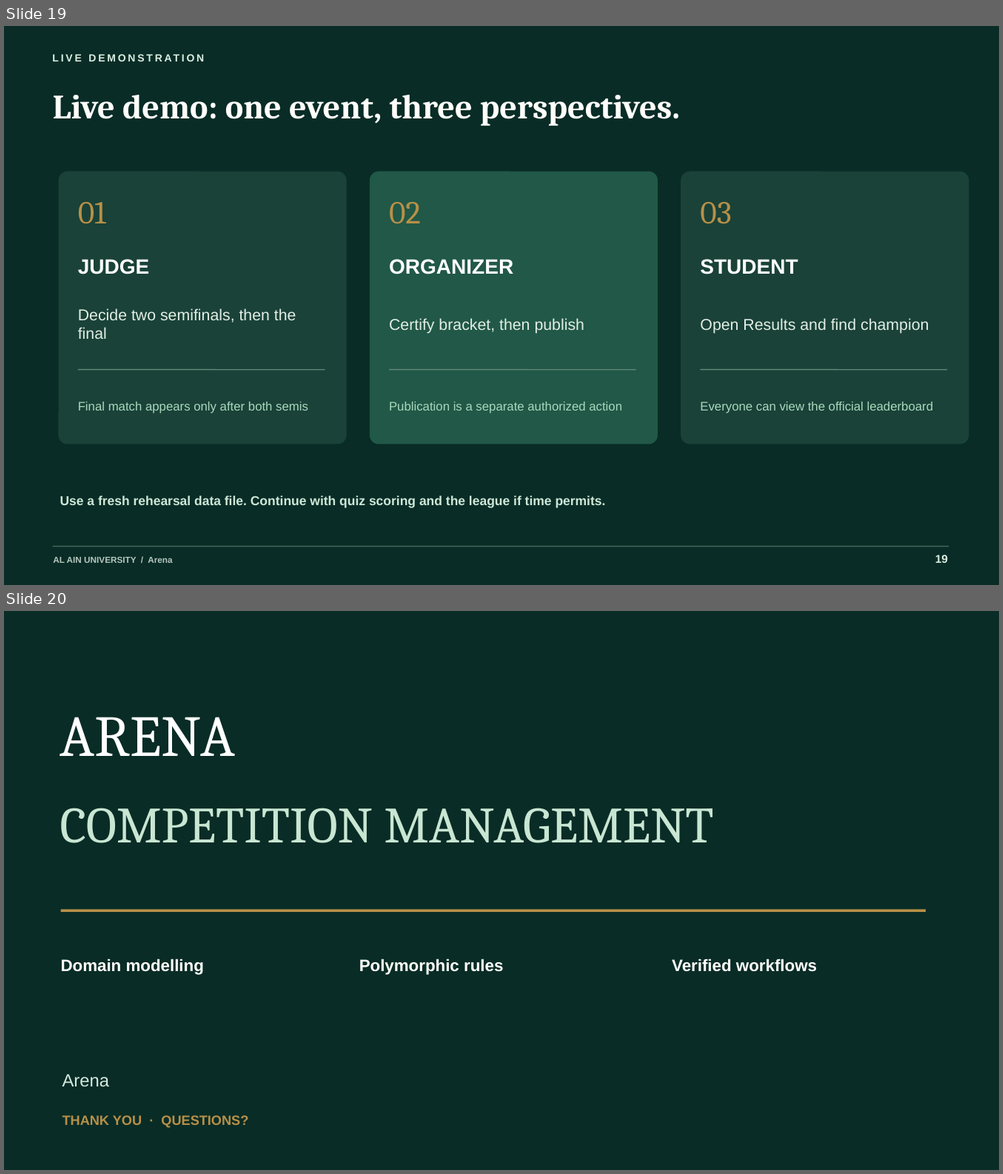
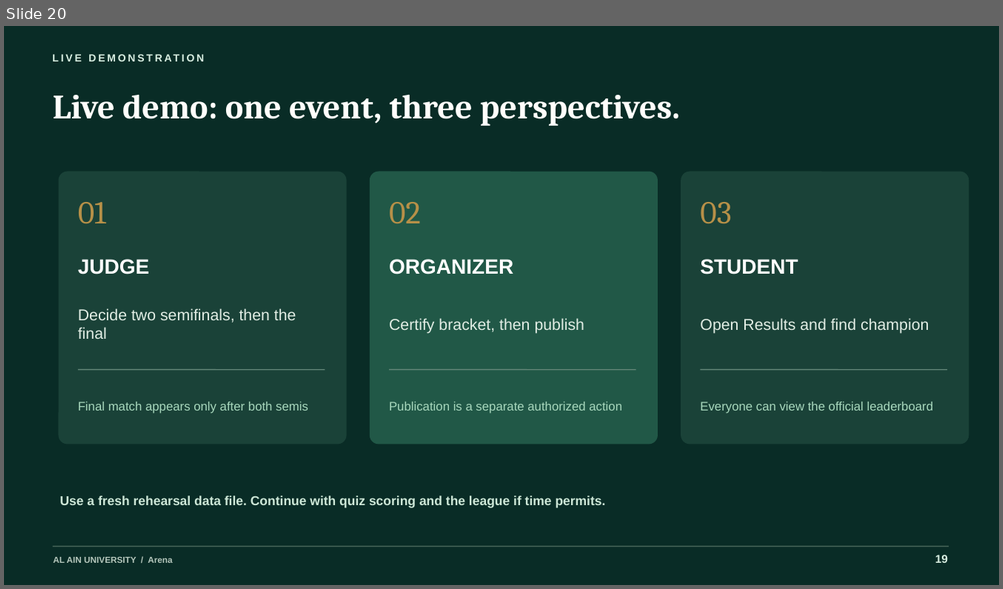
Before and after one commit to V1R3S/OOAD_CCMS, a slide deck: presentation/Arena-presentation.pptx. Shown one above the other, each under a label of ours: slides 19 and 20 before the commit, slide 20 after it. The pictures are 1003x1174 and 1003x589 pixels, drawn with LibreOffice and Linux fonts; fonts in the diff are those of the drawing. Boxes give left, top, right and bottom in pixels: in the first picture for what was removed or moved away, otherwise in the second. Text is boxed around its words. In the diff, an @@ line names an element or a change of style, - is before the commit and + after.

```diff
--- a/presentation/Arena-presentation.pptx
+++ b/presentation/Arena-presentation.pptx
@@ slide 20 removed at bbox=[4, 611, 999, 1170], background #092C26 @@
@@ text removed at bbox=[60, 717, 236, 756] @@
-ARENA
@@ text removed at bbox=[60, 808, 713, 843] @@
-COMPETITION MANAGEMENT
@@ line removed from (61, 911) to (925, 911) @@
@@ text removed at bbox=[61, 959, 204, 975] @@
-Domain modelling
@@ text removed at bbox=[359, 959, 503, 975] @@
-Polymorphic rules
@@ text removed at bbox=[671, 959, 817, 972] @@
-Verified workflows
@@ text removed at bbox=[62, 1074, 110, 1087] @@
-Arena
@@ text removed at bbox=[62, 1116, 248, 1128] @@
-THANK YOU · QUESTIONS?
@@ what was slide 19 is now slide 20 @@
```
Also in this commit, not shown: 4 slides changed, 1 slide added, 3 other slides removed, 18 other files.
